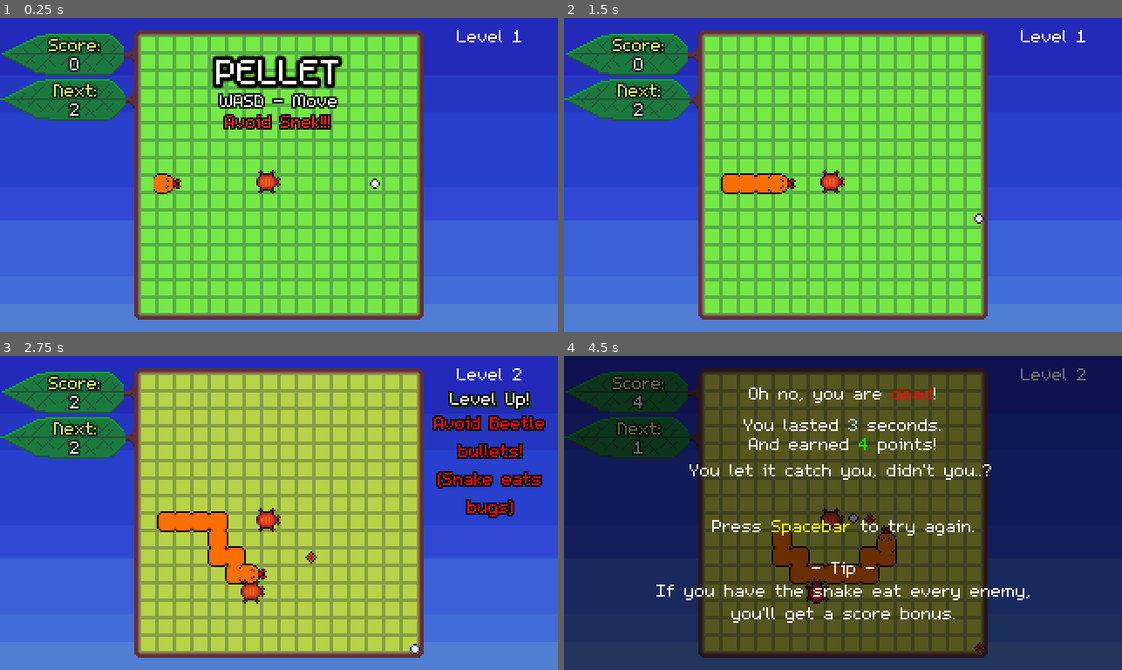
Above: before the commit, frames 1-4 (two rows, left to right).
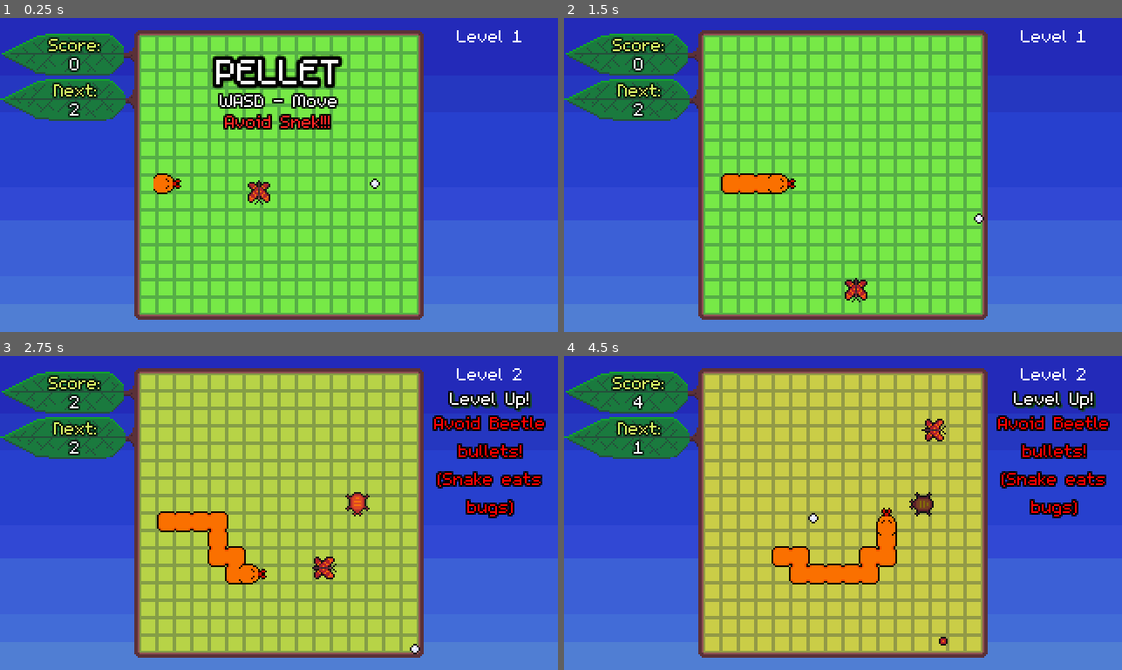
Above: after the commit, the same moments.

Repository: bdunko/Pellet
Game: Godot game, scene res://main.tscn
Same seed, same stepped clock (60 frames per second), same inputs: the game is played once before the commit and once after it.
Inputs:
- Up to frame 1 (0.25 s): no input
- Up to frame 2 (1.5 s): hold D (right) 0.53-1.28 s; hold S (down) from 1.28 s (still down)
- Up to frame 3 (2.75 s): release S (down) at 2.03 s; hold D (right) from 2.03 s (still down)
- Up to frame 4 (4.5 s): release D (right) at 2.78 s; hold W (up) 2.78-3.53 s; hold A (left) from 3.53 s (still down)

The runs differ from the first frame. In frame 1, 0.4% of the frame differs, in the area x 44-51%, y 48-60%; in frame 2, 0.4%; in frame 3, 0.9%; in frame 4, 99%, in the area x 0-100%, y 0-100%.

Commit message:
projectile warning indicators

Diff:
--- a/beetle.gd
+++ b/beetle.gd
@@ -5,12 +5,19 @@
 
 var disabled = false
 
+var SHOT_PREVIEW_MODULATE = 0.5
+
 func _ready():
 	modulate.a = 0
 
 func _process(delta):
 	# transparency
 	modulate.a = lerp(modulate.a, 1.0, 12 * delta)
+
+	if $ShotTimer.time_left <= 0.2:
+		modulate.r = lerp(modulate.r, SHOT_PREVIEW_MODULATE, 20 * delta)
+	else:
+		modulate.r = lerp(modulate.r, 1.0, 30 * delta)
 
 	#rotate to face player
 	var pellet_pos = get_parent().get_parent().find_child("Pellet").position
--- a/main.gd
+++ b/main.gd
@@ -35,14 +35,14 @@
 
 #                    0,  1   2   3   4   5   6   7   8   9   10  11, 12
 #                    -1  5  15  15 15 20 20 20 25 25 25 30 30
-const LEVEL_TIMES = [-1, 2, 2, 2, 2, 2, 2, 2, 2, 2, 2, 2, 2, 2]
+const LEVEL_TIMES = [-1, 2, 2, 2, 2, 2, 2, 2, 2, 2, 2, 2, 2]
 var MAX_LEVEL = LEVEL_TIMES.size()
 var MAX_LEVEL_TIME = 40
 
 var GRID_COLORS = [null, Color(119/255.0, 233/255.0, 71/255.0), Color(202/255.0, 205/255.0, 71/255.0), Color(181/255.0, 181/255.0, 71/255.0), Color(222/255.0, 181/255.0, 190/255.0),
 Color(113/255.0, 225/255.0, 155/255.0), Color(234/255.0, 226/255.0, 155/255.0), Color(203/255.0, 105/255.0, 145/255.0),
 Color(231/255.0, 121/255.0, 41/255.0), Color(100/255.0, 28/255.0, 55/255.0), Color(56/255.0, 134/255.0, 170/255.0),
-Color(106/255.0, 88/255.0, 225/255.0), Color(255/255.0, 190/255.0, 62/255.0), Color(0, 0, 0)]
+Color(106/255.0, 88/255.0, 225/255.0), Color(0, 0, 0)]
 var MAX_GRID_COLOR = Color(0, 0, 0)
 var grid_color= GRID_COLORS[1]
 
@@ -59,7 +59,6 @@
 	"Speed up!",
 	"Triple trouble!",
 	"Bouncing-bullet Moths!",
-	"Snake turrets!",
 	"Good luck..."
 ]
 const MAX_LEVEL_TIP = "Keep it up!"
@@ -195,7 +194,7 @@
 		snek.enable()
 		if fast:
 			snek.speed_up()
-		snek.ate_bug.connect("_on_snake_ate_bug")
+		snek.ate_bug.connect(_on_snake_ate_bug)
 		$Snakes.add_child(snek)
 
 func _update_level():
@@ -250,8 +249,6 @@
 		_spawn_enemy(MOTH, MOTH_SPAWN)
 		forced_spawns = 2
 		spawn_count += 1 #5
-	elif level == 12: #snake turrets
-		pass
 	elif level == 13: #moon
 		spawn_count += 1 #6
 		pass
--- a/main.tscn
+++ b/main.tscn
@@ -14,7 +14,7 @@
 [ext_resource type="Texture2D" uid="uid://cay5ftkmugouq" path="res://assets/sky_morning.png" id="6_7fbtx"]
 [ext_resource type="PackedScene" uid="uid://xe84in6ej3m7" path="res://pellet.tscn" id="6_dvu1o"]
 [ext_resource type="PackedScene" uid="uid://de227doiyv2qb" path="res://snake.tscn" id="7_ertux"]
-[ext_resource type="PackedScene" uid="uid://nmggdkaqks7m" path="res://beetle.tscn" id="14_in4lh"]
+[ext_resource type="PackedScene" uid="uid://bgjm1nfpl3dji" path="res://moth.tscn" id="14_iufdd"]
 
 [sub_resource type="RectangleShape2D" id="RectangleShape2D_ji84y"]
 size = Vector2(4.5, 166)
@@ -301,8 +301,8 @@
 [node name="Bugs" type="Node2D" parent="."]
 z_index = 1600
 
-[node name="Beetle" parent="Bugs" instance=ExtResource("14_in4lh")]
-position = Vector2(154, 94)
+[node name="Moth" parent="Bugs" instance=ExtResource("14_iufdd")]
+position = Vector2(145, 89)
 
 [node name="Snakes" type="Node2D" parent="."]
 
--- a/moth.gd
+++ b/moth.gd
@@ -5,8 +5,11 @@
 const BULLET = preload("res://bouncing_bullet.tscn")
 const BULLET_SPEED = 60
 
+const SHOT_PREVIEW_MODULATE = 0.5
+
 func _ready():
 	modulate.a = 0
+
 	# pick a diagonal...
 	var roll = Global.RNG.randi_range(0, 3)
 	if roll == 0:
@@ -25,15 +28,27 @@
 func _process(delta):
 	# transparency
 	modulate.a = lerp(modulate.a, 1.0, 12 * delta)
+
+	if $ShotTimer.time_left <= 0.2:
+		modulate.r = lerp(modulate.r, SHOT_PREVIEW_MODULATE, 20 * delta)
+	else:
+		modulate.r = lerp(modulate.r, 1.0, 30 * delta)
+
 	if not disabled:
 		var collision: KinematicCollision2D = move_and_collide(velocity * delta)
 		if collision:
 			var reflect = collision.get_remainder().bounce(collision.get_normal())
 			velocity = velocity.bounce(collision.get_normal())
-			if velocity.y > 0:
-				rotation_degrees = -180
+			if velocity.y > velocity.x:
+				if velocity.y > 0:
+					rotation_degrees = -180
+				else:
+					rotation_degrees = 0
 			else:
-				rotation_degrees = 0
+				if velocity.x > 0:
+					rotation_degrees = 90
+				else:
+					rotation_degrees = -90
 			move_and_collide(reflect)
 
 func _on_shot_timer_timeout():
--- a/moth.tscn
+++ b/moth.tscn
@@ -18,8 +18,8 @@
 [node name="CollisionShape2D" type="CollisionShape2D" parent="."]
 shape = SubResource("CapsuleShape2D_mshyp")
 
-[node name="Timer" type="Timer" parent="."]
+[node name="ShotTimer" type="Timer" parent="."]
 wait_time = 3.0
 autostart = true
 
-[connection signal="timeout" from="Timer" to="." method="_on_shot_timer_timeout"]
+[connection signal="timeout" from="ShotTimer" to="." method="_on_shot_timer_timeout"]
--- a/snake.gd
+++ b/snake.gd
@@ -3,7 +3,7 @@
 signal ate_bug
 
 enum Direction {
-	UP, DOWN, LEFT, RIGHT
+	UP, DOWN, LEFT, RIGHT, NONE
 }
 
 var _ROTATION_DEGREES_BY_DIR = {
@@ -75,8 +75,8 @@
 				next_checks.append(Pair.new().setup(current_check.pos + Vector2(0, 1), current_check.original_dir))
 				next_checks.append(Pair.new().setup(current_check.pos + Vector2(0, -1), current_check.original_dir))
 
-	# couldn't find path, pick a legal direction
-	return Direction.UP
+	# stuck, wait
+	return Direction.NONE
 
 func _move():
 	if _enabled:
@@ -97,6 +97,8 @@
 
 		# determine next movement
 		_direction = _dir_to_pellet(grid_pos, pellet_pos)
+		if _direction == Direction.NONE:
+			return
 
 		# move according to direction
 		grid_pos += _MOVEMENT_BY_DIR[_direction]
